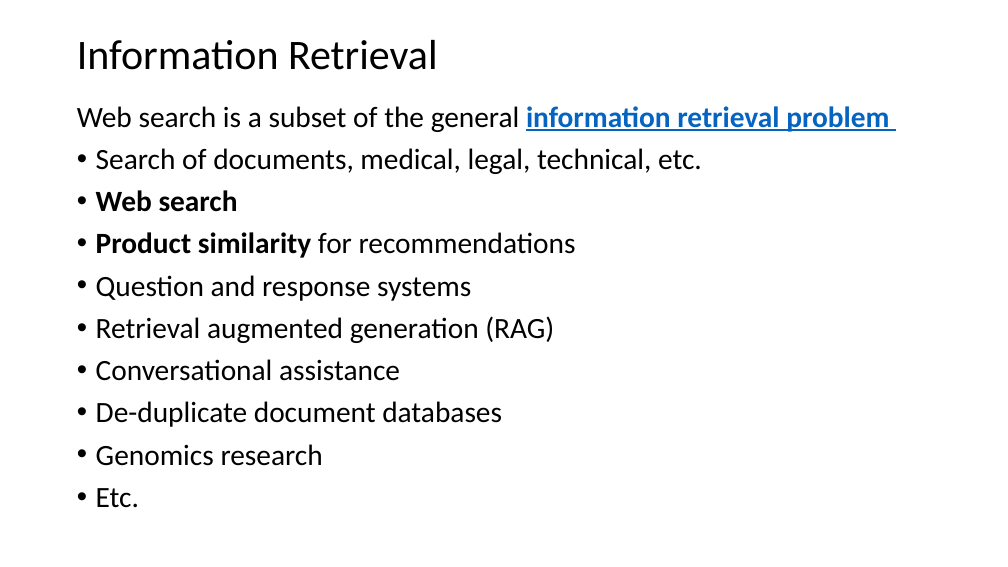
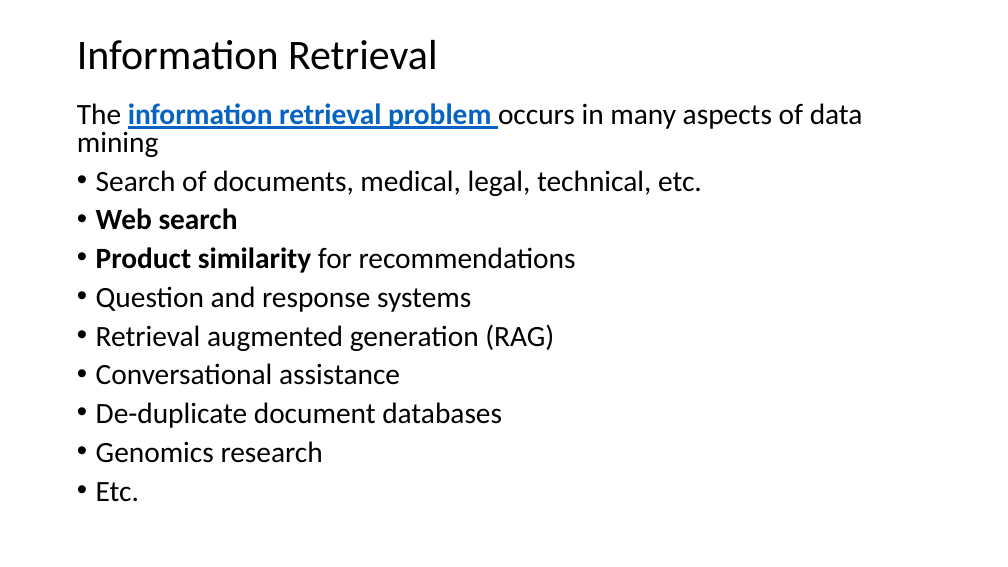
Before and after one commit to StephenElston/CSCI-E-108, a slide deck: slide 4 of slides/10_InformationRetrievalSearch.pptx. Drawn at 1008x567 pixels with LibreOffice and Linux fonts; fonts in the diff are those of the drawing. Boxes give left, top, right and bottom in pixels: in the first picture for what was removed or moved away, otherwise in the second. Text is boxed around its words. In the diff, an @@ line names an element or a change of style, - is before the commit and + after.

```diff
--- a/slides/10_InformationRetrievalSearch.pptx
+++ b/slides/10_InformationRetrievalSearch.pptx
@@ text at (77, 103, 863, 157): text changed @@
-Web search is a subset of the general information retrieval problem
+The information retrieval problem occurs in many aspects of data mining
@@ text at (96, 170, 702, 502): line spacing 0.9 to 0.8 @@
```
Also in this commit, not shown: 7 other slides changed.
